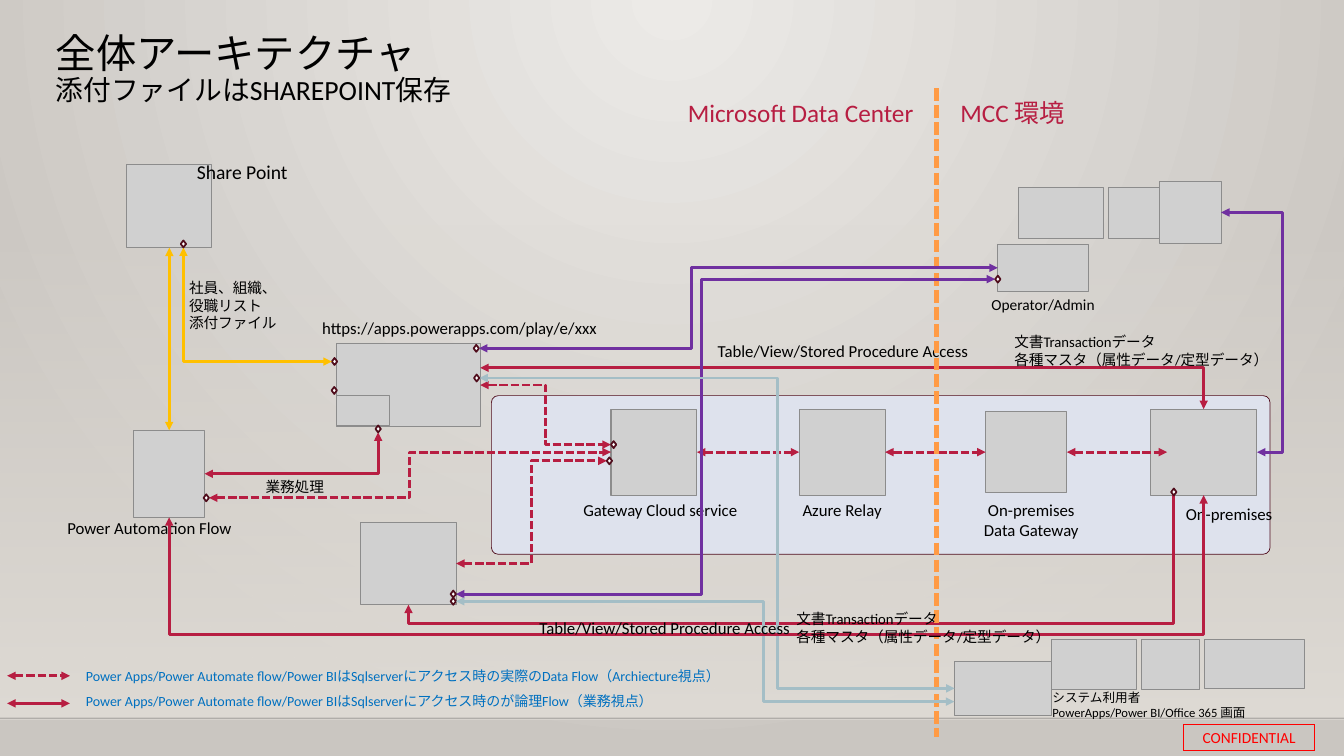
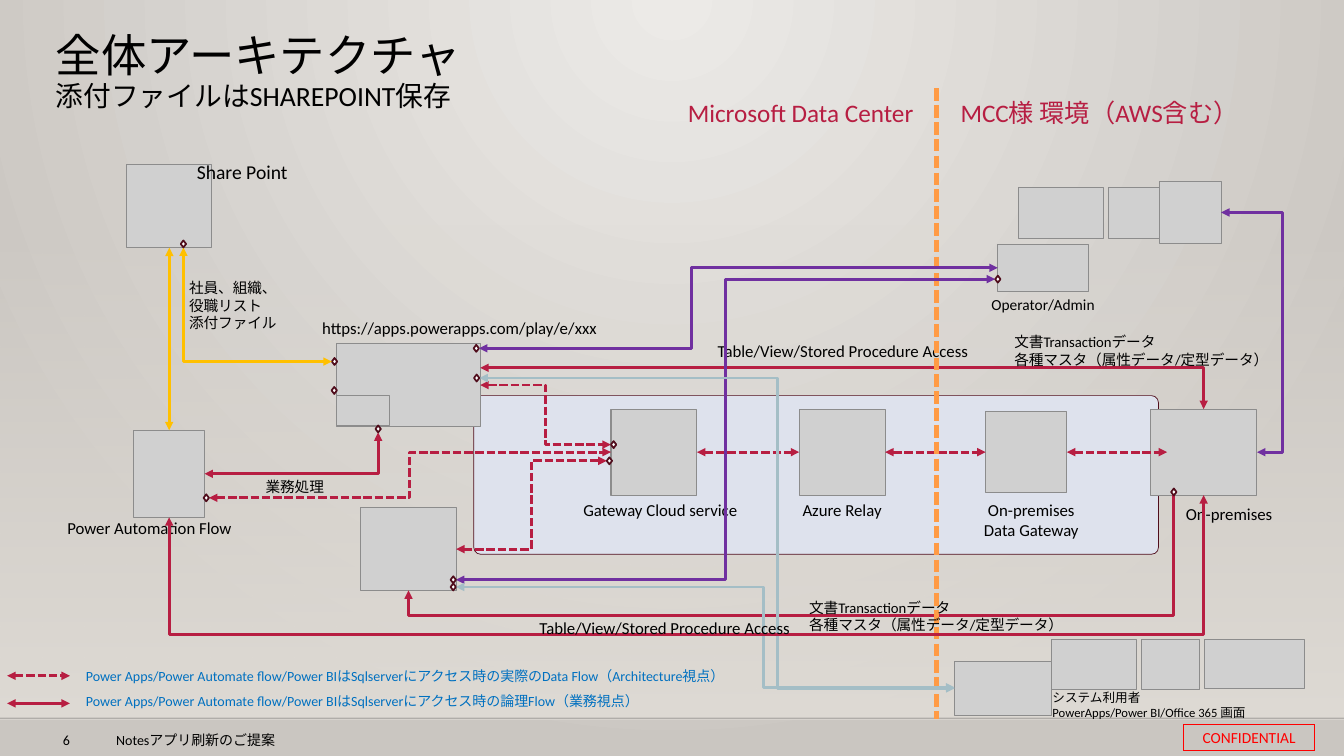
Before and after one commit to 0494938/Notes--CMS-Online, a slide deck: slide 6 of Notesアプリ刷新プロジェクト提案見積もり.pptx. Drawn at 1344x756 pixels with LibreOffice and Linux fonts; fonts in the diff are those of the drawing; grey boxes stand for pictures; background and template pictures are left out. Boxes give left, top, right and bottom in pixels: in the first picture for what was removed or moved away, otherwise in the second. Text is boxed around its words. In the diff, an @@ line names an element or a change of style, - is before the commit and + after.

```diff
--- a/Notesアプリ刷新プロジェクト提案見積もり.pptx
+++ b/Notesアプリ刷新プロジェクト提案見積もり.pptx
@@ title "全体アーキテクチャ 添付ファイルはSHAREPOINT保存" at (56, 33, 461, 109): size 28.8 to 32.4 pt in "全体アーキテクチャ" @@
@@ line moved from (937, 89) - (937, 737) to (937, 89) - (937, 719) @@
@@ text at (961, 100, 1239, 125): text changed @@
-MCC 環境
+MCC様 環境（AWS含む）
@@ elbow double arrow moved from (456, 594) - (995, 279) to (456, 580) - (995, 279) @@
@@ rounded rectangle: place and size @@
-rounded rectangle at (492, 396, 1271, 555)
+rounded rectangle at (474, 396, 1158, 555)
@@ elbow double arrow moved from (456, 564) - (607, 461) to (456, 549) - (607, 461) @@
@@ elbow arrow moved from (408, 605) - (1175, 496) to (408, 591) - (1175, 496) @@
@@ 2 diamonds, 1 picture, 1 elbow double arrow: place and size @@
-2 diamonds, 1 picture, 1 elbow double arrow at (361, 522, 955, 702)
+2 diamonds, 1 picture, 1 elbow double arrow at (361, 508, 955, 688)
@@ text "文書Transactionデータ": place and size @@
-text "文書Transactionデータ" at (796, 610, 1050, 646)
+text "文書Transactionデータ" at (809, 598, 1063, 635)
@@ text at (86, 669, 725, 684): text changed @@
-Power Apps/Power Automate flow/Power BIはSqlserverにアクセス時の実際のData Flow（Archiecture視点）
+Power Apps/Power Automate flow/Power BIはSqlserverにアクセス時の実際のData Flow（Architecture視点）
@@ text at (86, 694, 639, 709): text changed @@
-Power Apps/Power Automate flow/Power BIはSqlserverにアクセス時のが論理Flow（業務視点）
+Power Apps/Power Automate flow/Power BIはSqlserverにアクセス時の論理Flow（業務視点）
@@ page number added at (63, 735, 70, 745), 10 pt, text #000000 @@
+6
@@ text added at (116, 733, 275, 746), 10 pt, text #000000 @@
+Notesアプリ刷新のご提案
```
Also in this commit, not shown: 26 other slides changed, 1 slide added, 19 slides removed, 2 other files.
